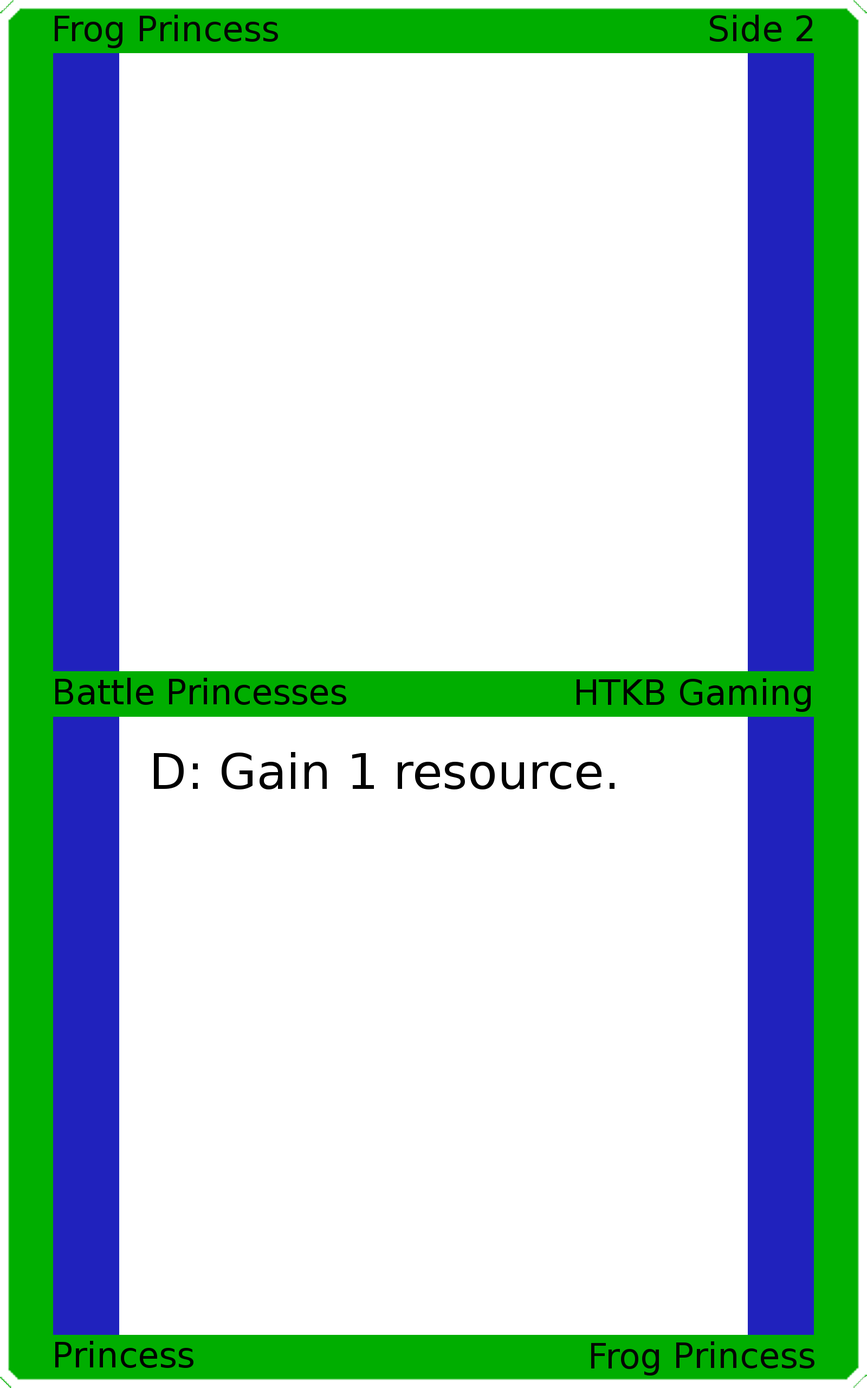
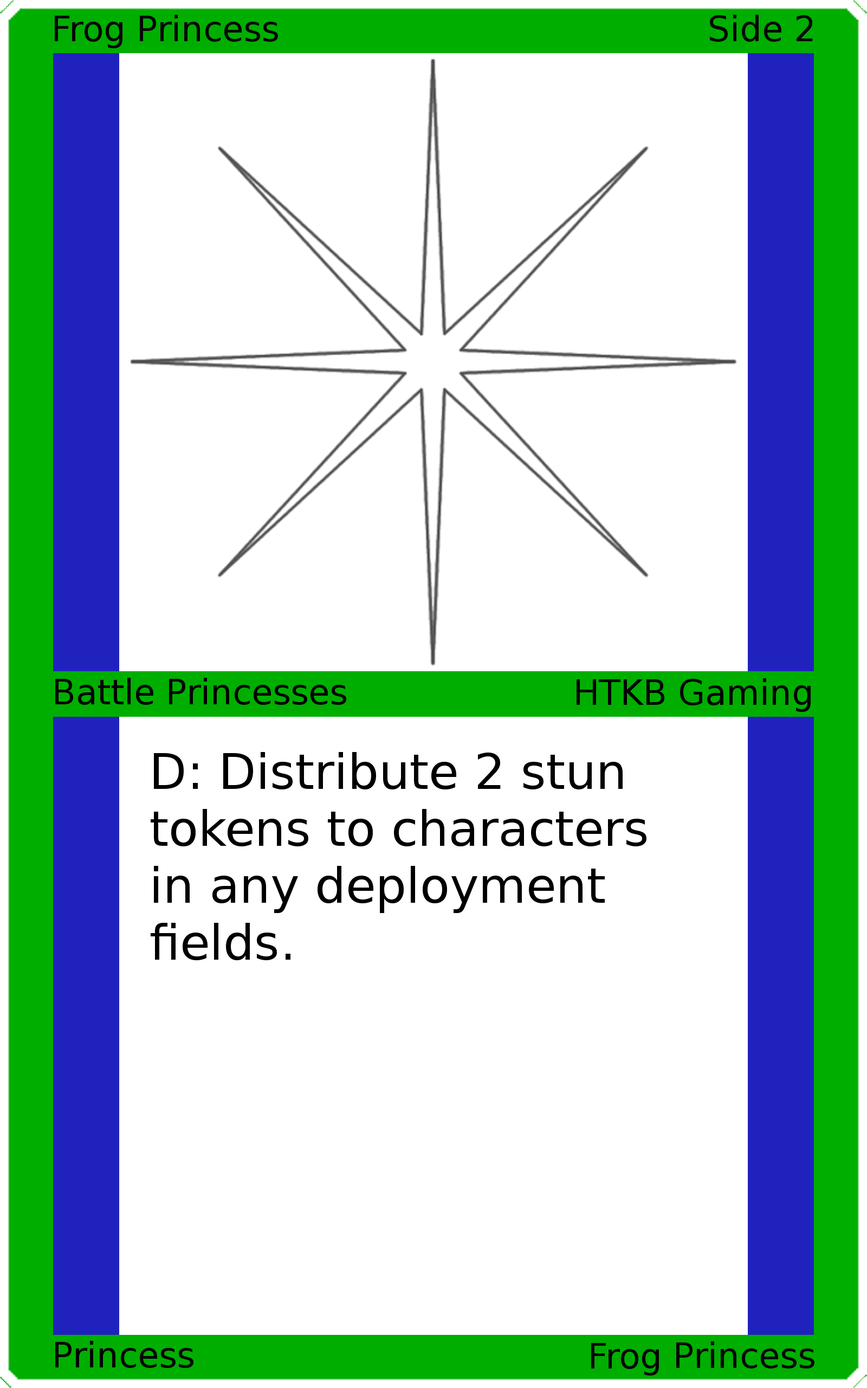
Layered file, before and after one edit (867×1388). Changes by layer:
painted on "Card Text" over (150, 751, 647, 960)
added layer "Art" above "Top Background" over (129, 57, 738, 666)
